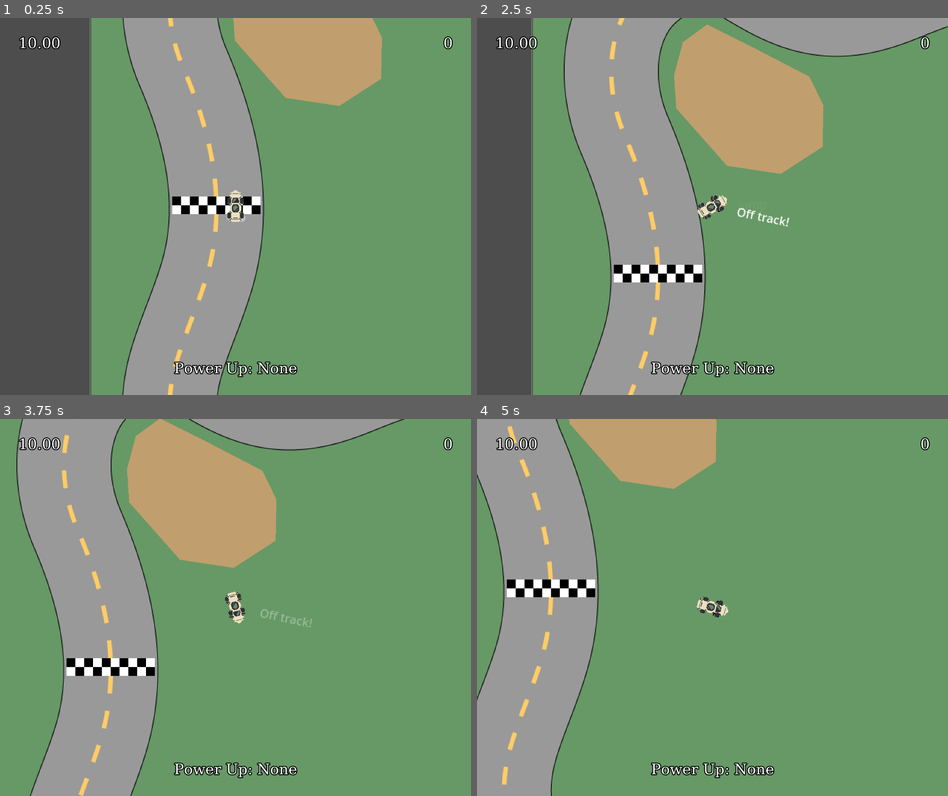
Above: before the commit, frames 1-4 (two rows, left to right).
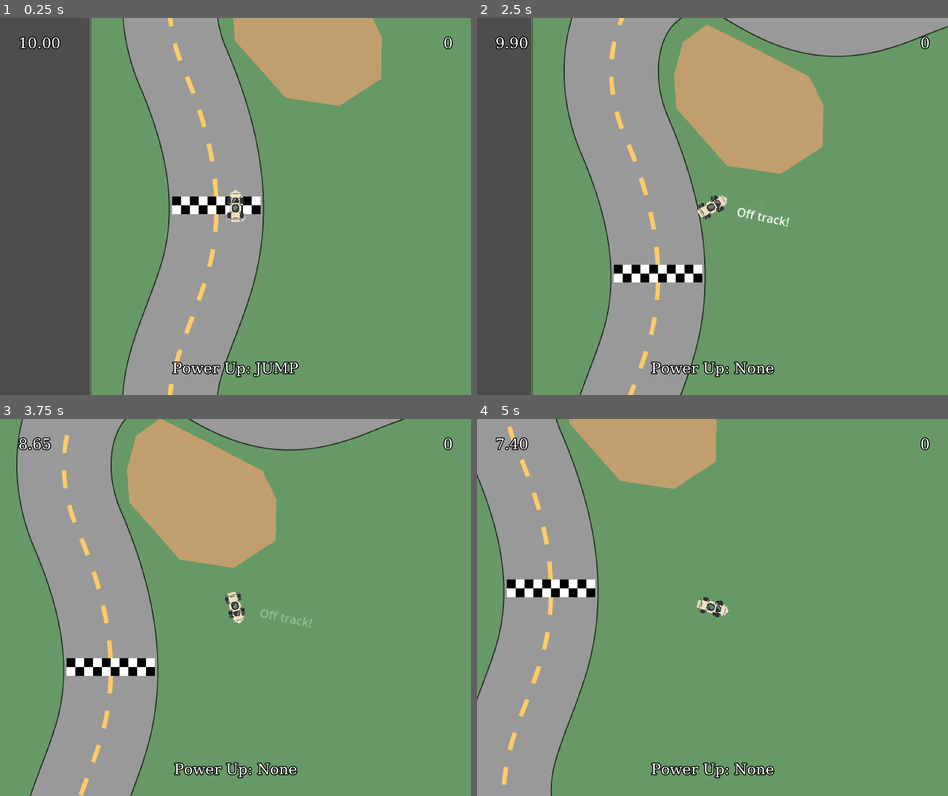
Above: after the commit, the same moments.

Repository: PGComai/Made-at-the-MADE-2025
Game: Godot game, scene res://scenes/racetrack2/racetrack2.tscn
Two runs of this game, one before a commit and one after it. Both use one fixed random seed, a clock stepped at 60 frames per second and the inputs below.
Inputs:
- Up to frame 1 (0.25 s): no input
- Up to frame 2 (2.5 s): hold D (right) 0.53-1.28 s; tap . (a) at 0.6, 1.35, 2.1 s; hold S (brake) 1.28-2.03 s; hold D (right) from 2.03 s (still down)
- Up to frame 3 (3.75 s): tap . (a) at 2.85, 3.6 s; release D (right) at 3.53 s; hold A (left) from 3.53 s (still down)
- Up to frame 4 (5 s): keep holding A (left); tap . (a) at 4.35 s

The runs differ from the first frame. In frame 1, 0.6% of the frame differs, in the area x 36-64%, y 91-96%; in frame 2, 0.2%; in frame 3, 0.2%; in frame 4, 0.2%.
Error before the commit: Invalid access to property or key 'i_died' on a base object of type 'Nil'. (res://scenes/main/main.gd:26)

Commit message:
Add missing car reference

Diff:
--- a/scenes/racetrack2/racetrack2.tscn
+++ b/scenes/racetrack2/racetrack2.tscn
@@ -10,7 +10,8 @@
 
 [node name="Racetrack2" type="Node2D"]
 
-[node name="Main" parent="." instance=ExtResource("1_gr8d5")]
+[node name="Main" parent="." node_paths=PackedStringArray("car") instance=ExtResource("1_gr8d5")]
+car = NodePath("../Car")
 
 [node name="Sprite2D" type="Sprite2D" parent="."]
 texture = ExtResource("2_ddnrx")
